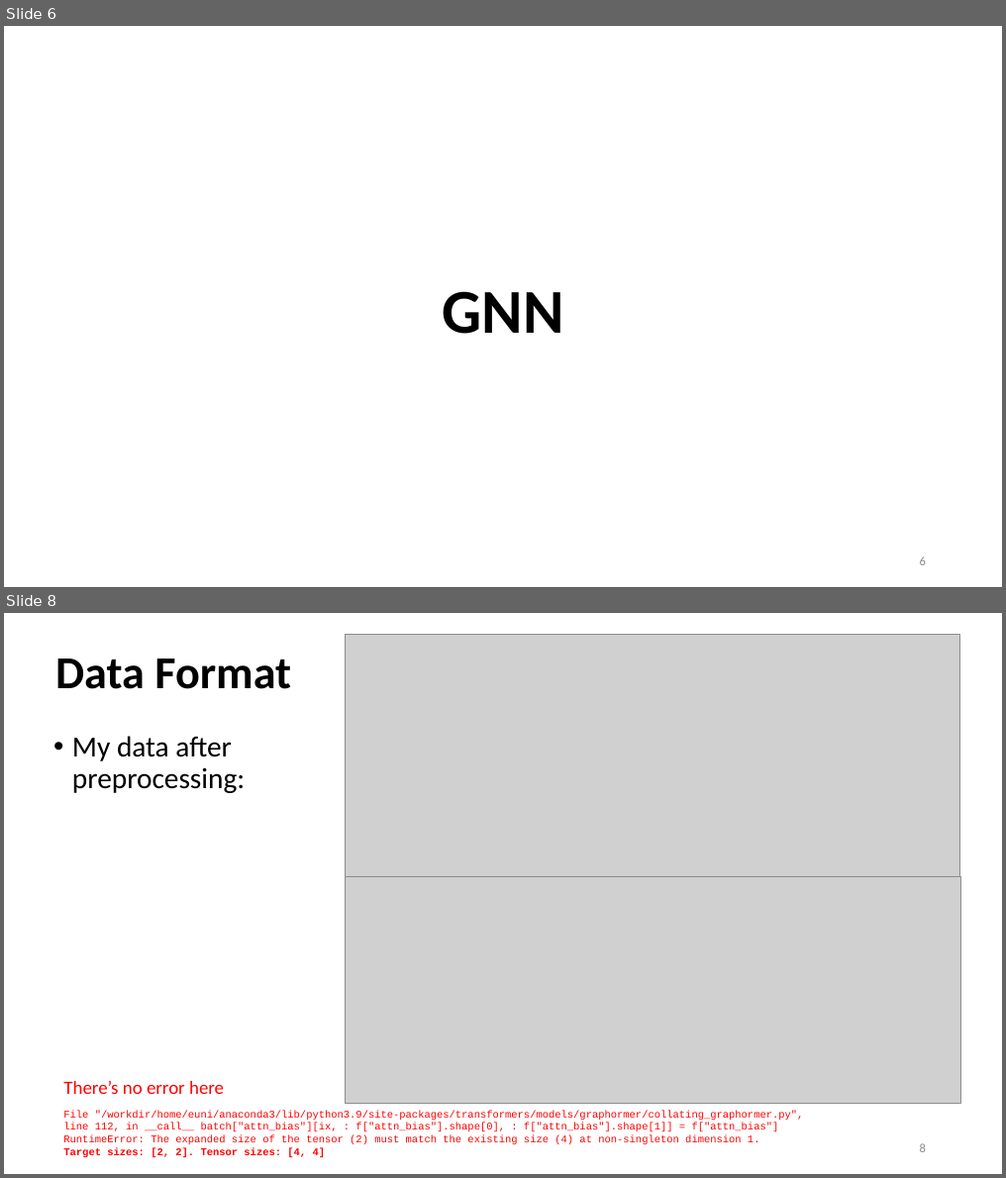
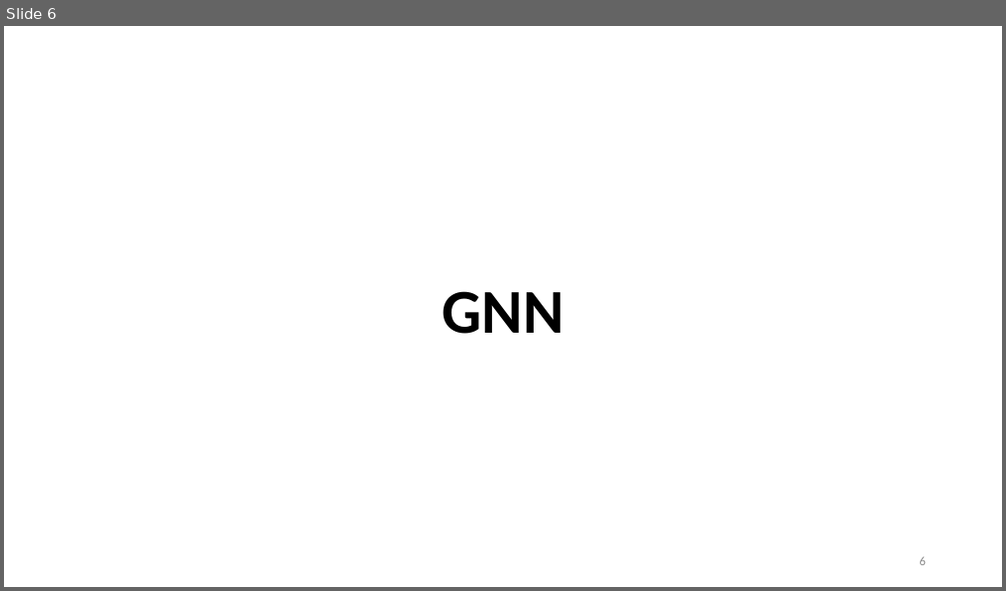
Before and after one commit to Bai1026/Intern-IIS, a slide deck: Meeting/Presentation_0809.pptx. Shown one above the other, each under a label of ours: slides 6 and 8 before the commit, slide 6 after it; the slides between them are not shown. The pictures are 1006x1178 and 1006x591 pixels, drawn with LibreOffice and Linux fonts; fonts in the diff are those of the drawing; grey boxes stand for pictures. Boxes give left, top, right and bottom in pixels: in the first picture for what was removed or moved away, otherwise in the second. Text is boxed around its words. In the diff, an @@ line names an element or a change of style, - is before the commit and + after.

```diff
--- a/Meeting/Presentation_0809.pptx
+++ b/Meeting/Presentation_0809.pptx
@@ slide 8 removed at bbox=[4, 613, 1002, 1174], background #FFFFFF @@
@@ picture removed at bbox=[345, 634, 960, 877] @@
@@ title removed at bbox=[55, 659, 291, 689] @@
-Data Format
@@ text removed at bbox=[72, 736, 245, 793] @@
-• My data after preprocessing:
@@ picture removed at bbox=[345, 876, 960, 1103] @@
@@ text removed at bbox=[63, 1081, 224, 1094] @@
-There’s no error here
@@ text removed at bbox=[63, 1110, 804, 1158] @@
-File "/workdir/home/euni/anaconda3/lib/python3.9/site-packages/transformers/models/graphormer/collating_graphormer.py",
-line 112, in __call__ batch["attn_bias"][ix, : f["attn_bias"].shape[0], : f["attn_bias"].shape[1]] = f["attn_bias"]
-RuntimeError: The expanded size of the tensor (2) must match the existing size (4) at non-singleton dimension 1.
-Target sizes: [2, 2]. Tensor sizes: [4, 4]
@@ page number removed at bbox=[920, 1144, 926, 1153] @@
-8
```
Also in this commit, not shown: 3 slides changed, 5 slides added, 3 other slides removed, 31 other files.
